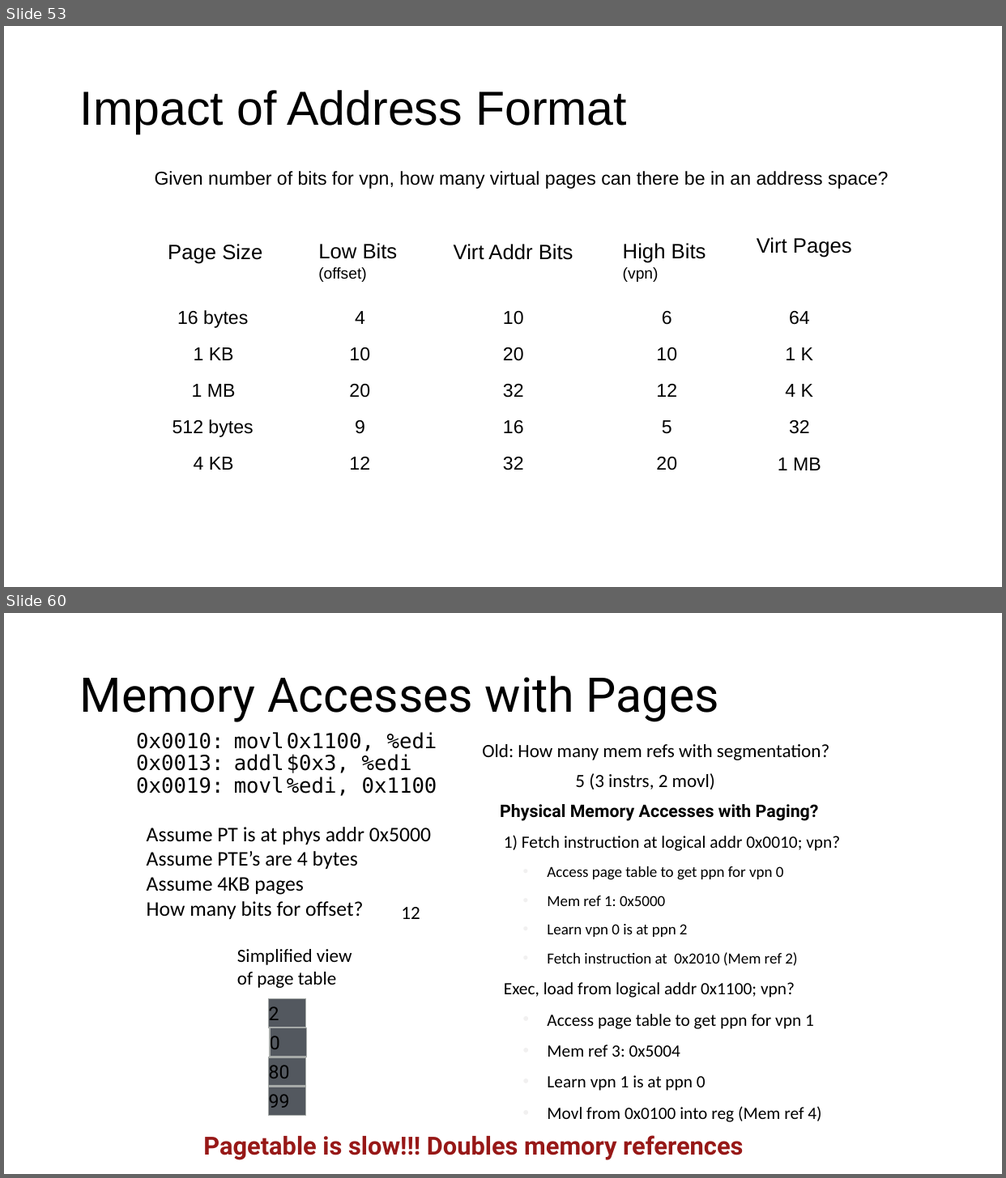
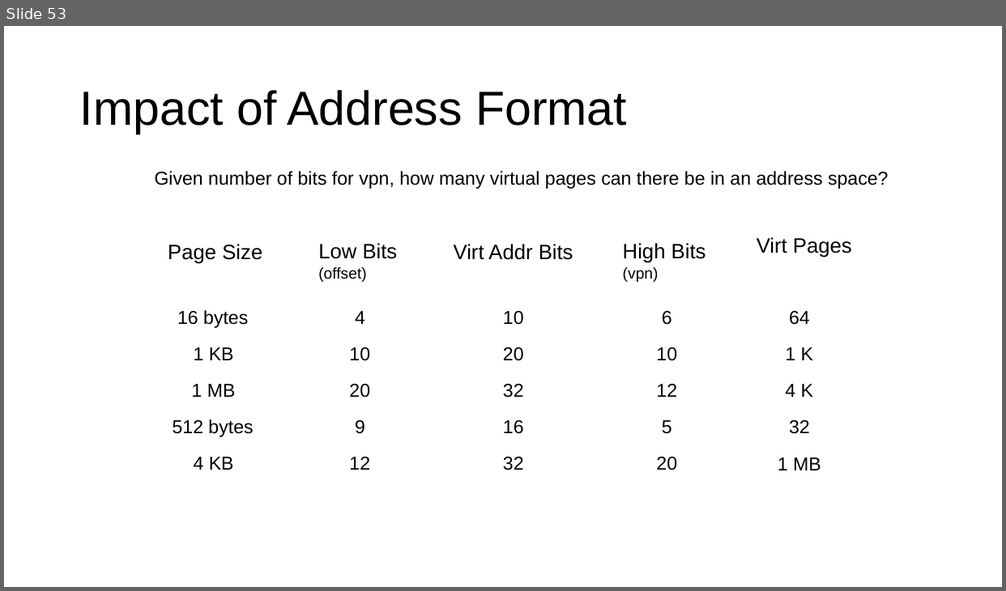
Before and after one commit to ngsrinivas/coursegen, a slide deck: ex/416-F23/staging/416-F23/lectures/05-vm-segmentation-paging.pptx. Shown one above the other, each under a label of ours: slides 53 and 60 before the commit, slide 53 after it; the slides between them are not shown. The pictures are 1006x1178 and 1006x591 pixels, drawn with LibreOffice and Linux fonts; fonts in the diff are those of the drawing. Boxes give left, top, right and bottom in pixels: in the first picture for what was removed or moved away, otherwise in the second. Text is boxed around its words. In the diff, an @@ line names an element or a change of style, - is before the commit and + after.

```diff
--- a/ex/416-F23/staging/416-F23/lectures/05-vm-segmentation-paging.pptx
+++ b/ex/416-F23/staging/416-F23/lectures/05-vm-segmentation-paging.pptx
@@ slide 60 removed at [4,613,1002,1174], background #FFFFFF @@
@@ title removed at [80,675,719,722] @@
-Memory Accesses with Pages
@@ text removed at [136,732,437,796] @@
-0x0010: movl 0x1100, %edi
-0x0013: addl $0x3, %edi
-0x0019: movl %edi, 0x1100
@@ text removed at [482,744,829,760] @@
-Old: How many mem refs with segmentation?
@@ text removed at [575,773,715,790] @@
-5 (3 instrs, 2 movl)
@@ text removed at [500,804,840,1122] @@
-Physical Memory Accesses with Paging?
-1) Fetch instruction at logical addr 0x0010; vpn?
-  • Access page table to get ppn for vpn 0
-  • Mem ref 1: 0x5000
-  • Learn vpn 0 is at ppn 2
-  • Fetch instruction at 0x2010 (Mem ref 2)
-Exec, load from logical addr 0x1100; vpn?
-  • Access page table to get ppn for vpn 1
-  • Mem ref 3: 0x5004
-  • Learn vpn 1 is at ppn 0
-  • Movl from 0x0100 into reg (Mem ref 4)
@@ text removed at [147,827,431,919] @@
-Assume PT is at phys addr 0x5000
-Assume PTE’s are 4 bytes
-Assume 4KB pages
-How many bits for offset?
@@ text removed at [401,907,420,919] @@
-12
@@ text removed at [237,949,352,988] @@
-Simplified view
-of page table
@@ rectangle removed at [269,999,305,1028] @@
-2
@@ rectangle removed at [270,1029,306,1057] @@
-0
@@ rectangle removed at [269,1058,305,1086] @@
-80
@@ rectangle removed at [269,1087,305,1115] @@
-99
@@ text removed at [203,1135,743,1161] @@
-Pagetable is slow!!! Doubles memory references
```
Also in this commit, not shown: 21 other slides removed, 6 other files.
